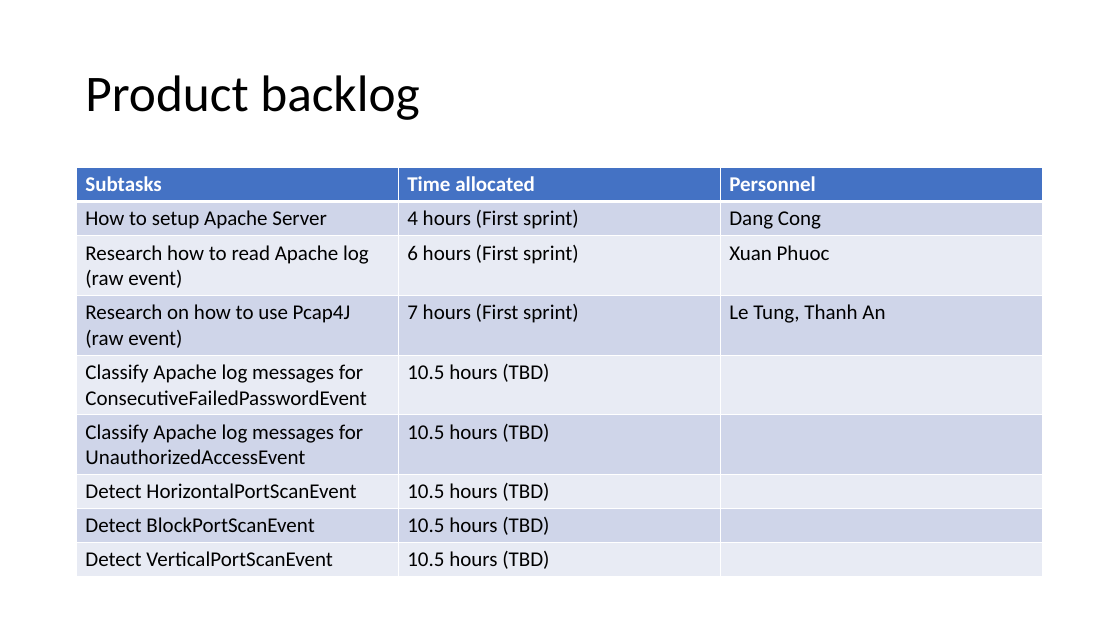
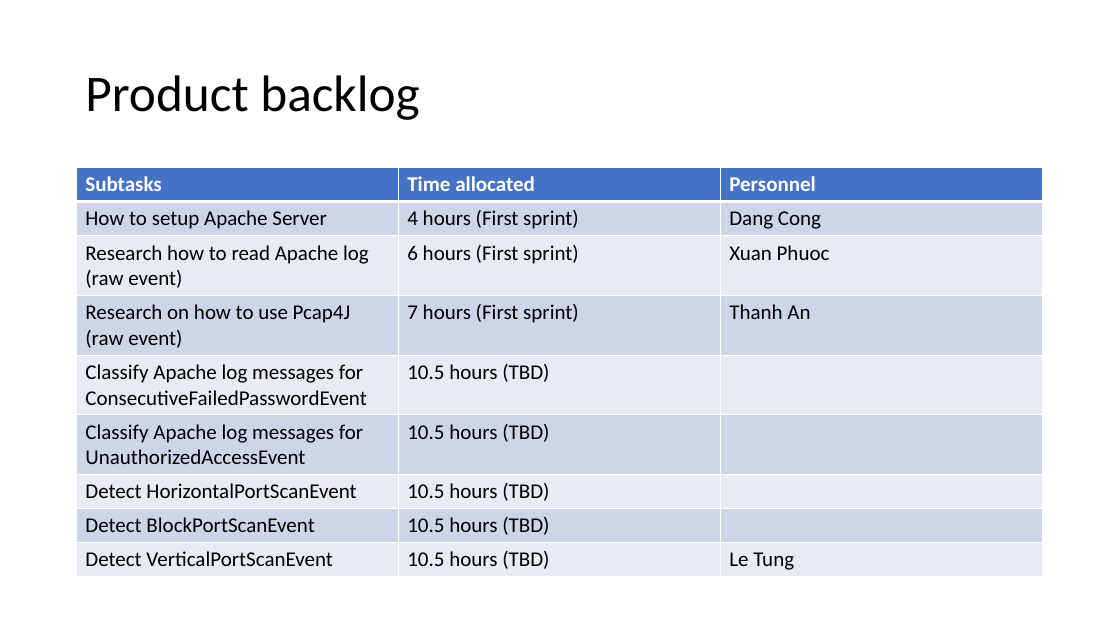
Before and after one commit to letung3105/csproject-2020-siem, a slide deck: slide 2 of SecondWeek-Presentation.pptx. Drawn at 1120x630 pixels with LibreOffice and Linux fonts; fonts in the diff are those of the drawing. Boxes give left, top, right and bottom in pixels: in the first picture for what was removed or moved away, otherwise in the second. Text is boxed around its words. In the diff, an @@ line names an element or a change of style, - is before the commit and + after.

Commit message:
changes

```diff
--- a/SecondWeek-Presentation.pptx
+++ b/SecondWeek-Presentation.pptx
@@ table at (77,168,1043,574) @@
-row 4, column 3: Le Tung, Thanh An
+row 4, column 3: Thanh An
-row 9, column 3: 
+row 9, column 3: Le Tung
```
Also in this commit, not shown: 1 other slide changed.
